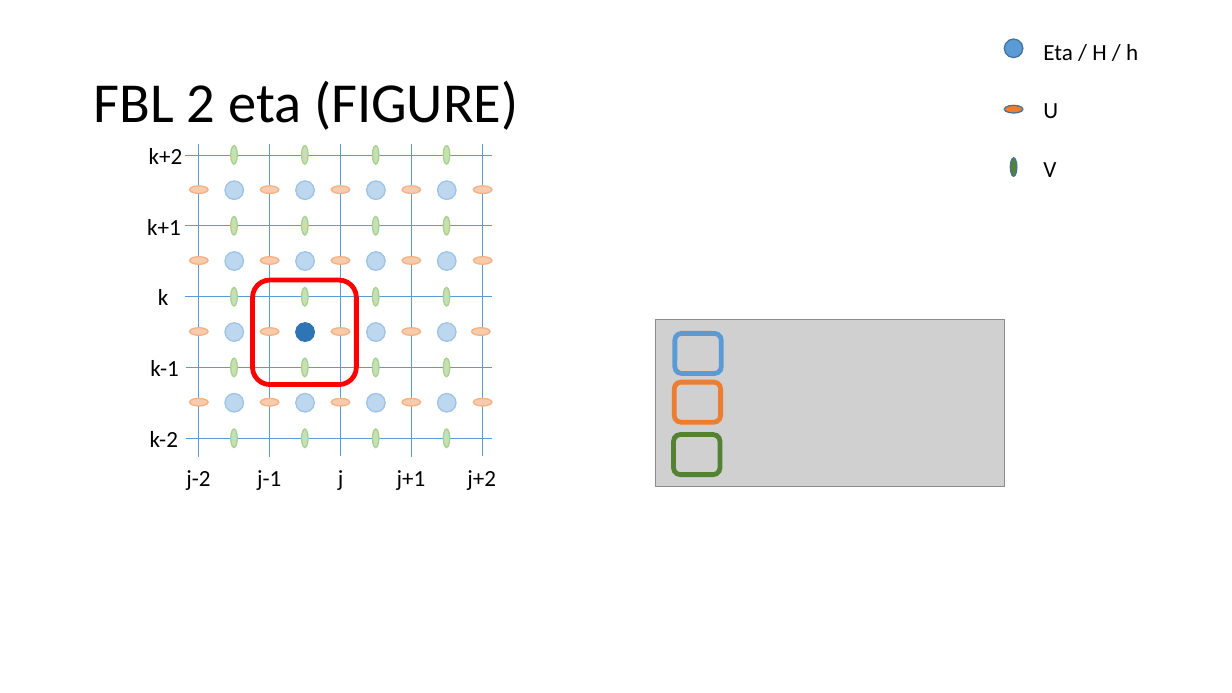
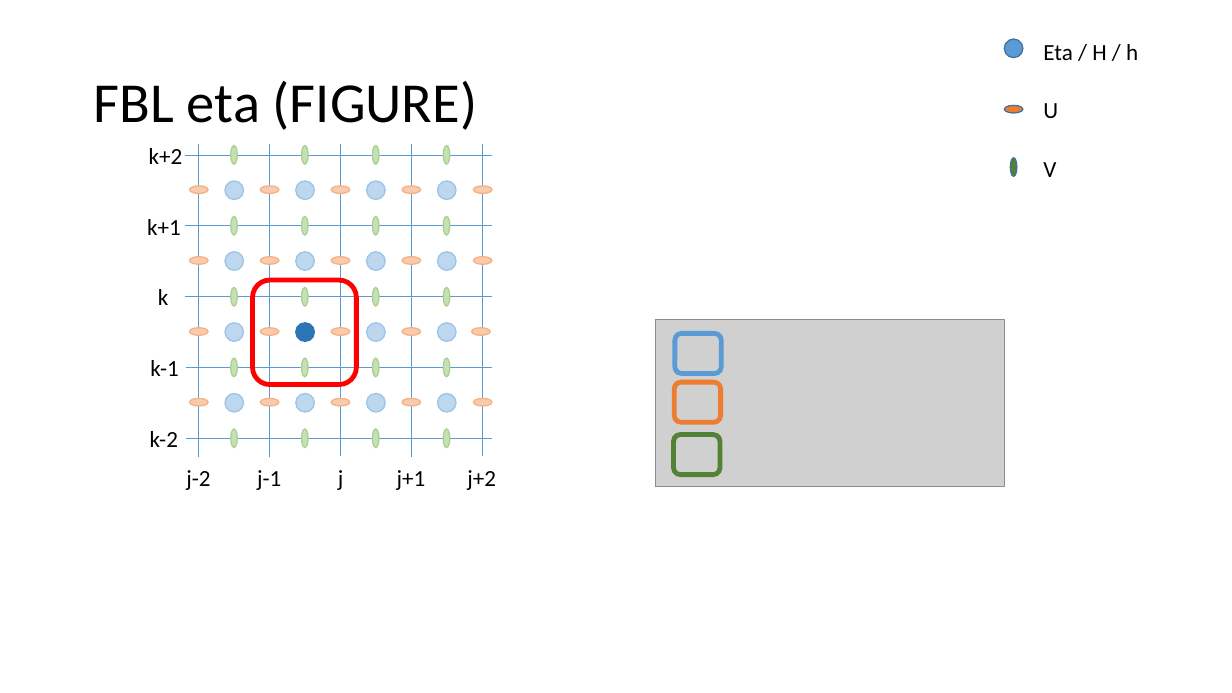
Before and after one commit to metno/gpu-ocean, a slide deck: slide 14 of gpu_ocean/prototypes/fbl_ctcs_stencils.pptx. Drawn at 1232x693 pixels with LibreOffice and Linux fonts; fonts in the diff are those of the drawing; grey boxes stand for pictures. Boxes give left, top, right and bottom in pixels: in the first picture for what was removed or moved away, otherwise in the second. Text is boxed around its words. In the diff, an @@ line names an element or a change of style, - is before the commit and + after.

```diff
--- a/gpu_ocean/prototypes/fbl_ctcs_stencils.pptx
+++ b/gpu_ocean/prototypes/fbl_ctcs_stencils.pptx
@@ title at box(94, 81, 477, 130): text changed @@
-FBL 2 eta (FIGURE)
+FBL eta (FIGURE)
```
Also in this commit, not shown: 7 other slides changed, 26 slides added, 3 slides removed.
